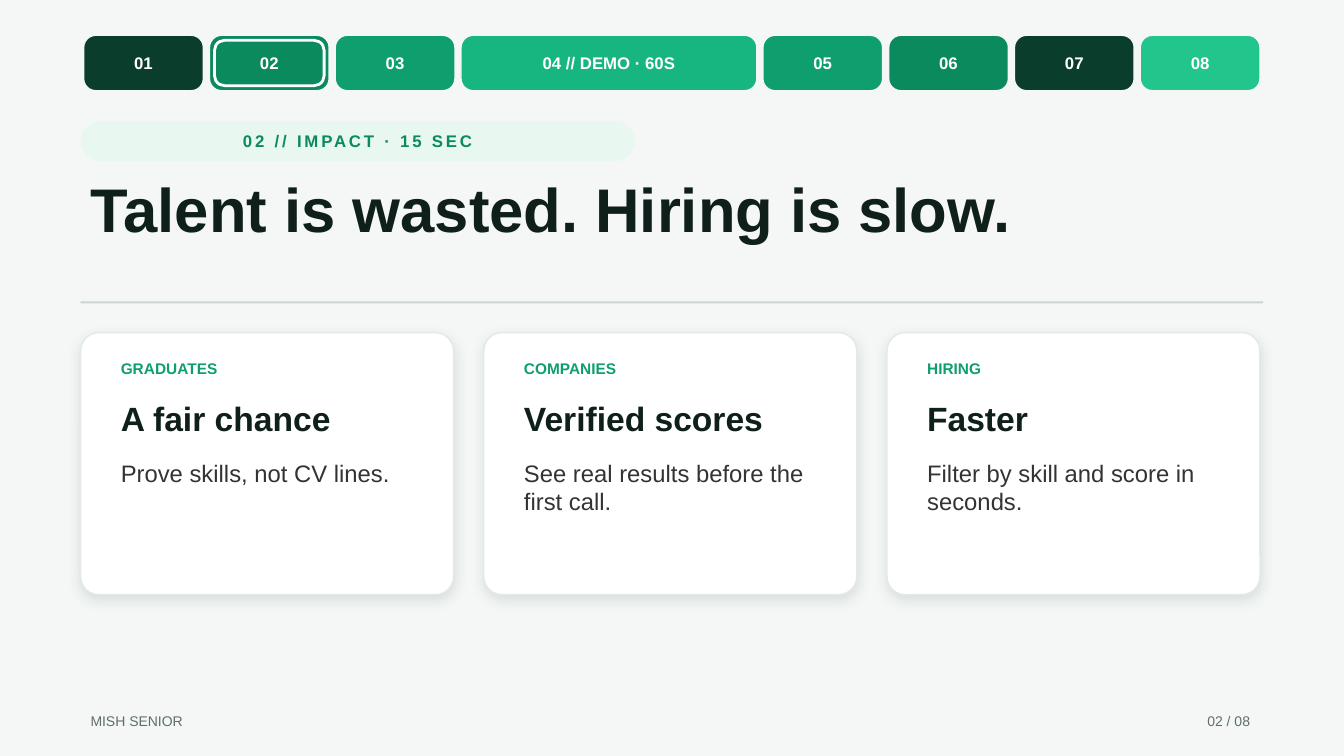
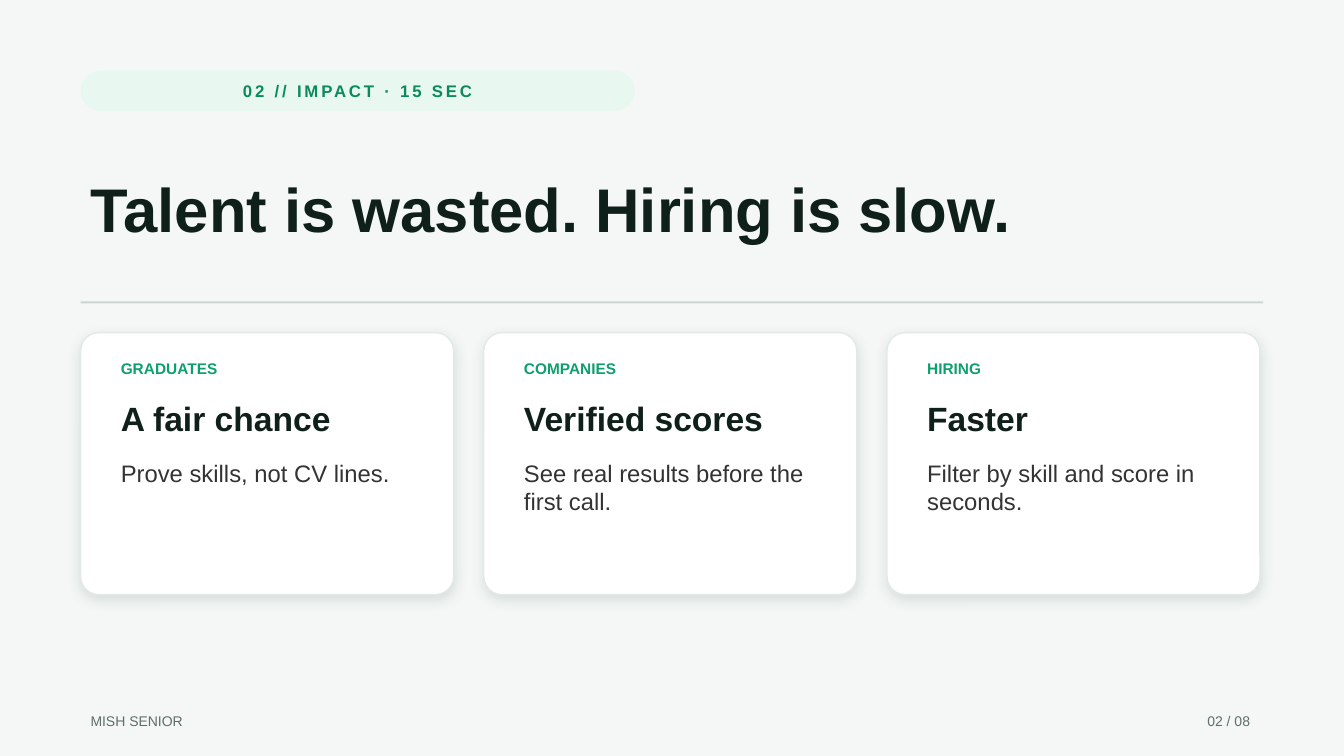
Before and after one commit to dana-alamm/MobilePhonyModes, a slide deck: slide 2 of presentation/Mish-Senior-Pitch.pptx. Drawn at 1344x756 pixels with LibreOffice and Linux fonts; fonts in the diff are those of the drawing. Boxes give left, top, right and bottom in pixels: in the first picture for what was removed or moved away, otherwise in the second. Text is boxed around its words. In the diff, an @@ line names an element or a change of style, - is before the commit and + after.

```diff
--- a/presentation/Mish-Senior-Pitch.pptx
+++ b/presentation/Mish-Senior-Pitch.pptx
@@ rounded rectangle removed at (84,35,204,91) @@
@@ text removed at (134,57,153,69) @@
-01
@@ rounded rectangle removed at (210,35,330,91) @@
@@ rounded rectangle removed at (215,40,325,86) @@
@@ text removed at (260,57,279,69) @@
-02
@@ rounded rectangle removed at (336,35,456,91) @@
@@ text removed at (386,57,405,69) @@
-03
@@ rounded rectangle removed at (461,35,756,91) @@
@@ text removed at (543,57,675,69) @@
-04 // DEMO · 60S
@@ rounded rectangle removed at (763,35,883,91) @@
@@ text removed at (813,57,832,69) @@
-05
@@ rounded rectangle removed at (889,35,1009,91) @@
@@ text removed at (939,57,958,69) @@
-06
@@ rounded rectangle removed at (1014,35,1134,91) @@
@@ text removed at (1065,57,1084,69) @@
-07
@@ rounded rectangle removed at (1140,35,1260,91) @@
@@ text removed at (1191,57,1210,69) @@
-08
@@ rounded rectangle "02 // IMPACT · 15 ...": place and size @@
-rounded rectangle "02 // IMPACT · 15 ..." at (81,121,635,161)
+rounded rectangle "02 // IMPACT · 15 ..." at (81,71,635,111)
```
Also in this commit, not shown: 7 other slides changed, 2 other files.
